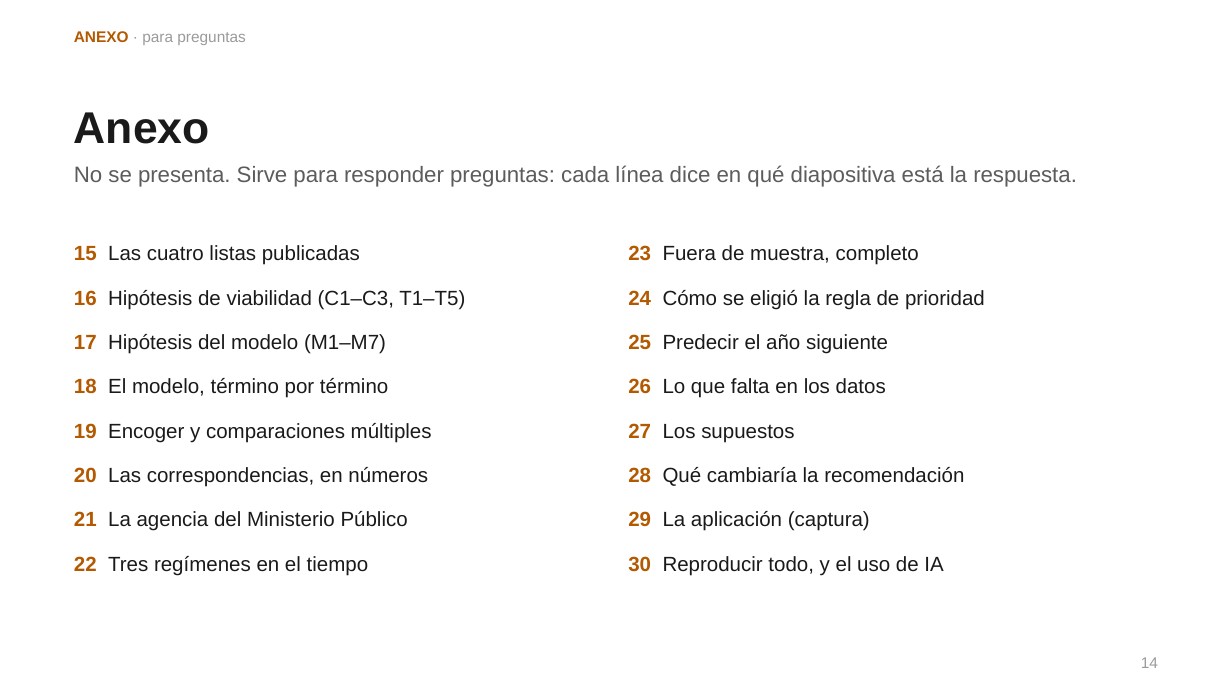
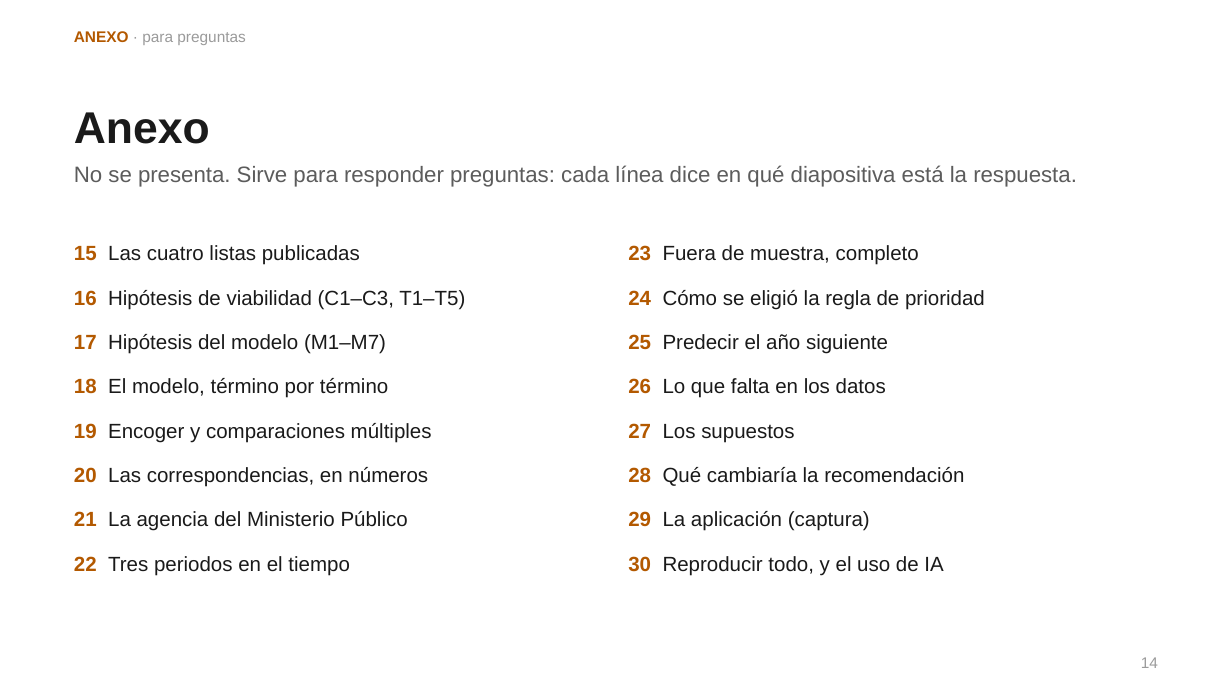
Before and after one commit to sebastiancordoba/caso-inseguridad-cdmx, a slide deck: slide 14 of docs/presentacion/presentacion.pptx. Drawn at 1232x693 pixels with LibreOffice and Linux fonts; fonts in the diff are those of the drawing. Boxes give left, top, right and bottom in pixels: in the first picture for what was removed or moved away, otherwise in the second. Text is boxed around its words. In the diff, an @@ line names an element or a change of style, - is before the commit and + after.

```diff
--- a/docs/presentacion/presentacion.pptx
+++ b/docs/presentacion/presentacion.pptx
@@ text at box(74, 556, 350, 576): text changed @@
-22 Tres regímenes en el tiempo
+22 Tres periodos en el tiempo
```
Also in this commit, not shown: 3 other slides changed, 6 other files.
